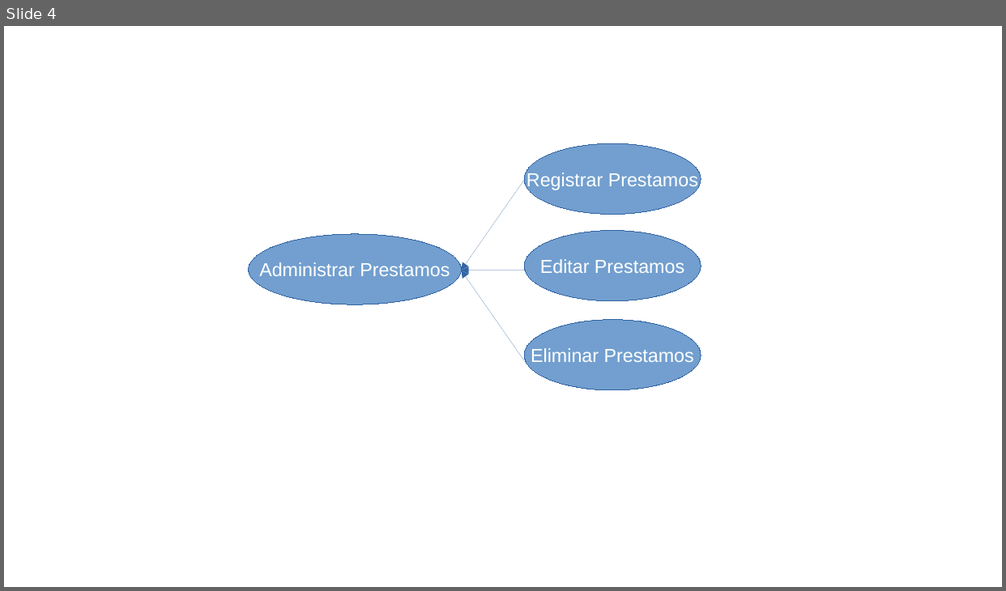
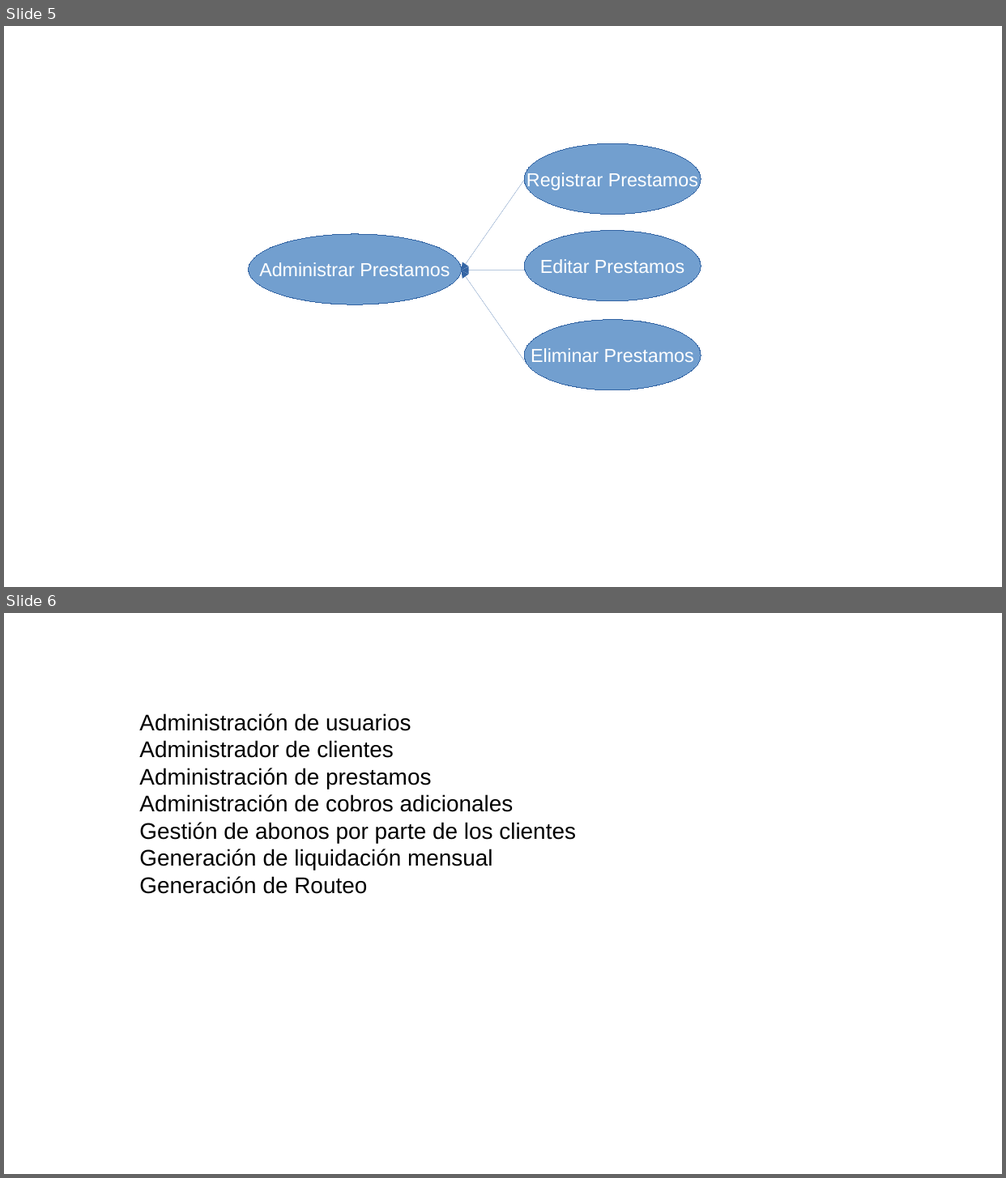
Before and after one commit to Victor-Tilve/PawnShop, a slide deck: Docs/Documentos Técnicos/01 - Casos de uso/Casos de Usos.odp. Shown one above the other, each under a label of ours: slide 4 before the commit, slides 5 and 6 after it. The pictures are 1006x591 and 1006x1178 pixels, drawn with LibreOffice and Linux fonts; fonts in the diff are those of the drawing. Boxes give left, top, right and bottom in pixels: in the first picture for what was removed or moved away, otherwise in the second. Text is boxed around its words. In the diff, an @@ line names an element or a change of style, - is before the commit and + after.

```diff
--- a/Docs/Documentos Técnicos/01 - Casos de uso/Casos de Usos.odp
+++ b/Docs/Documentos Técnicos/01 - Casos de uso/Casos de Usos.odp
@@ slide 6 added at <box>4,613,1002,1174</box>, background #FFFFFF @@
@@ text added at <box>139,713,576,894</box>, 18 pt, text #000000 @@
+Administración de usuarios
+Administrador de clientes
+Administración de prestamos
+Administración de cobros adicionales
+Gestión de abonos por parte de los clientes
+Generación de liquidación mensual
+Generación de Routeo
@@ what was slide 4 is now slide 5 @@
```
Also in this commit, not shown: 1 other slide added, 1 slide removed, 4 other files.
